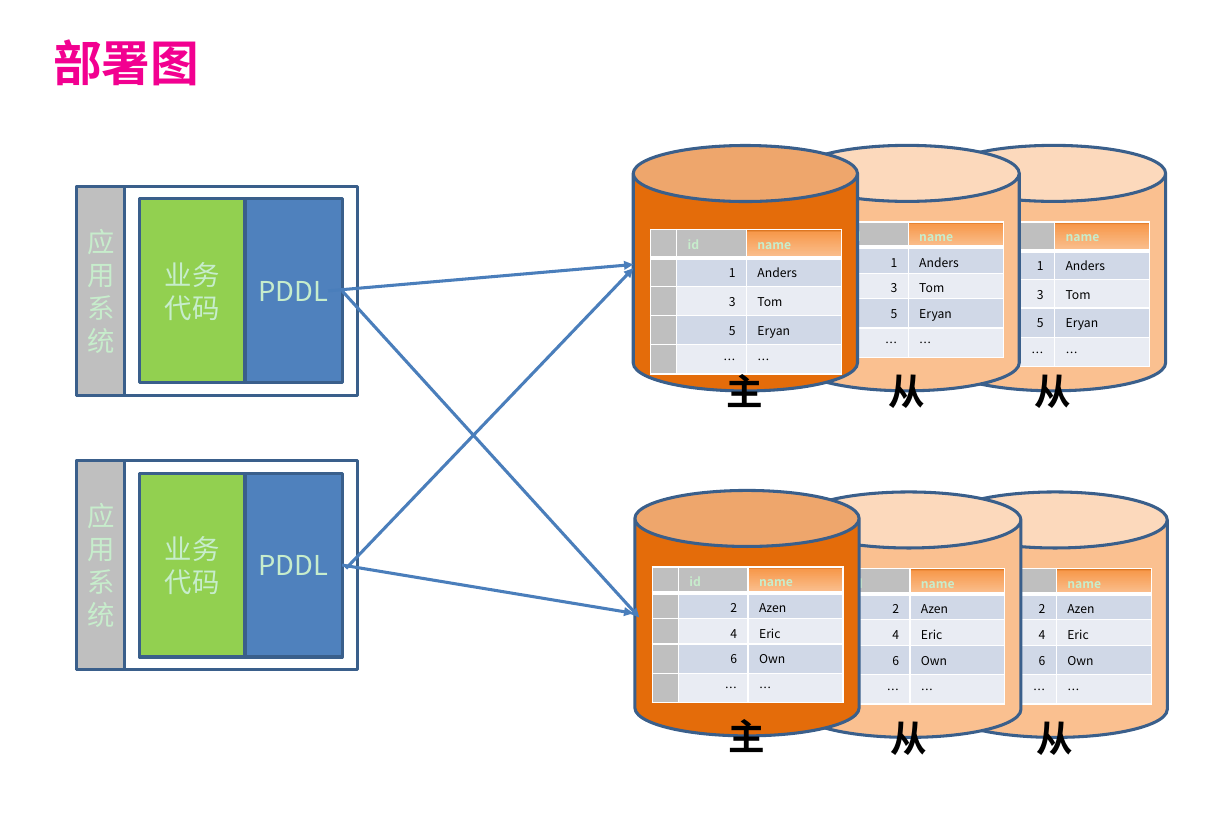
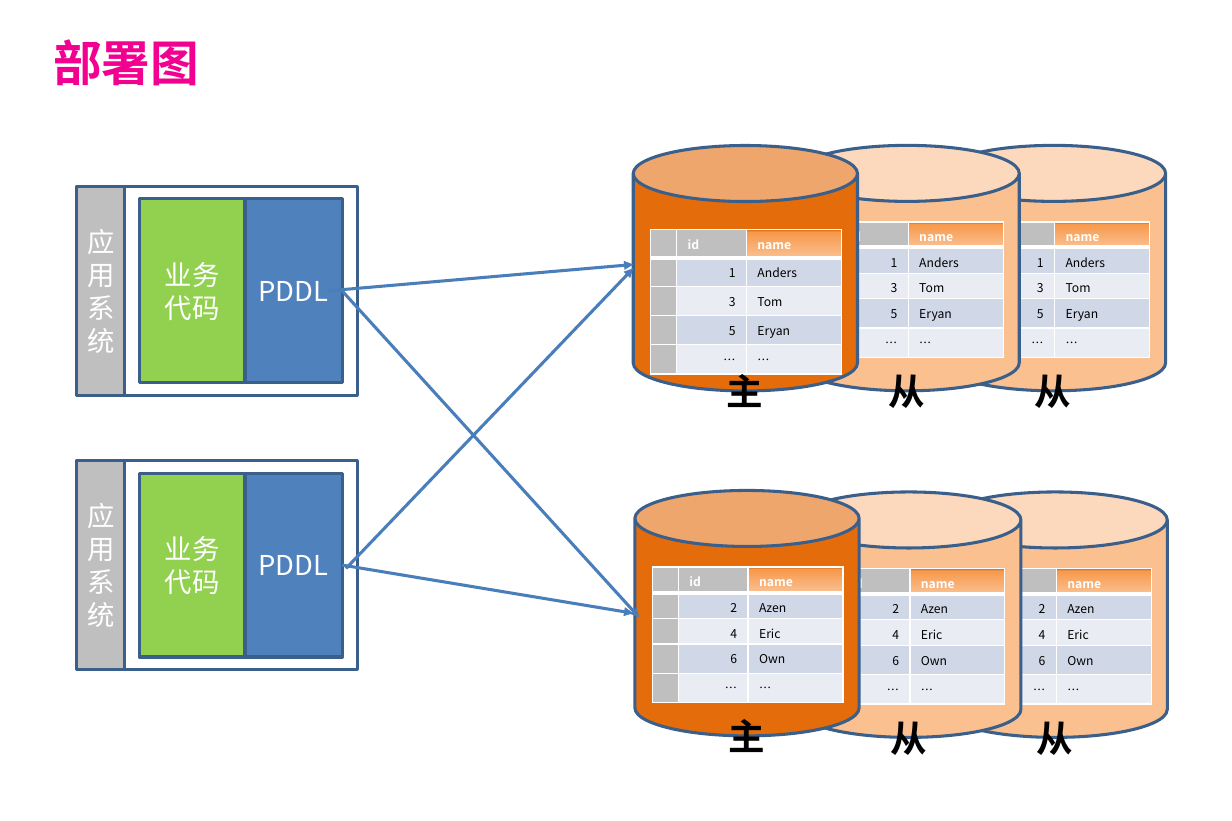
Before and after one commit to balancebeam/sherlock, a slide deck: slide 12 of pddl-doc/数据路由介绍.pptx. Drawn at 1232x821 pixels with LibreOffice and Linux fonts; fonts in the diff are those of the drawing; background and template pictures are left out. Boxes give left, top, right and bottom in pixels: in the first picture for what was removed or moved away, otherwise in the second. Text is boxed around its words. In the diff, an @@ line names an element or a change of style, - is before the commit and + after.

```diff
--- a/pddl-doc/数据路由介绍.pptx
+++ b/pddl-doc/数据路由介绍.pptx
@@ rectangle "应用系统" at [77,186,124,395]: text colour #C7EDCC to #FFFFFF; fill #75D281 to #BFBFBF @@
@@ table at [650,230,841,366] @@
@@ fill #75D281 to #BFBFBF in 6 cells @@
@@ text colour #C7EDCC to #FFFFFF in "id", "name" @@
@@ borders changed @@
@@ table at [813,222,1003,358] @@
@@ fill #75D281 to #BFBFBF in 6 cells @@
@@ text colour #C7EDCC to #FFFFFF in "id", "name" @@
@@ borders changed @@
@@ table at [958,222,1149,358] @@
@@ fill #75D281 to #BFBFBF in 6 cells @@
@@ text colour #C7EDCC to #FFFFFF in "id", "name" @@
@@ borders changed @@
@@ rectangle "应用系统" at [77,461,124,670]: text colour #C7EDCC to #FFFFFF; fill #75D281 to #BFBFBF @@
@@ text colour #C7EDCC to #FFFFFF in 4 elements at [139,199,245,383], [245,199,343,383], [139,473,245,657], [245,473,343,657] @@
@@ table at [653,567,843,703] @@
@@ fill #75D281 to #BFBFBF in 6 cells @@
@@ text colour #C7EDCC to #FFFFFF in "id", "name" @@
@@ borders changed @@
@@ table at [814,568,1004,704] @@
@@ fill #75D281 to #BFBFBF in 6 cells @@
@@ text colour #C7EDCC to #FFFFFF in "id", "name" @@
@@ borders changed @@
@@ table at [960,568,1151,704] @@
@@ fill #75D281 to #BFBFBF in 6 cells @@
@@ text colour #C7EDCC to #FFFFFF in "id", "name" @@
@@ borders changed @@
```
Also in this commit, not shown: 41 other slides changed, 1 slide added, 1 other file.
